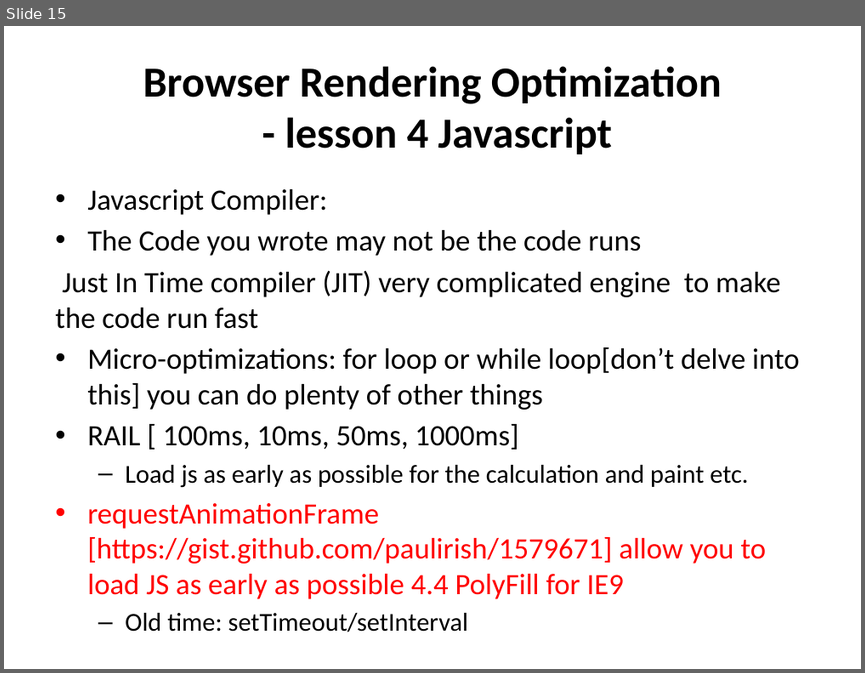
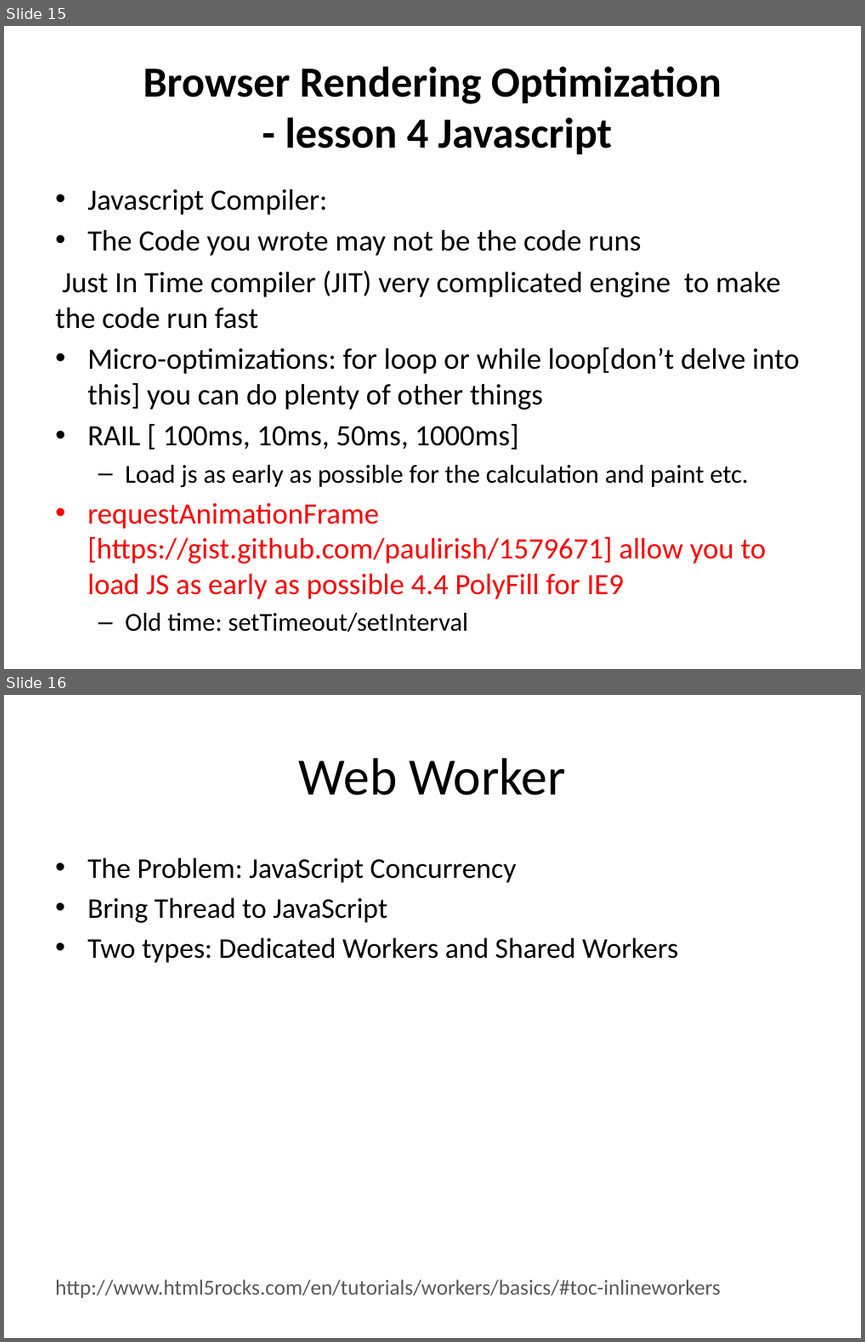
Before and after one commit to canaantt/canaantt.github.io, a slide deck: FE_P4/Techie_0224.pptx. Shown one above the other, each under a label of ours: slide 15 before the commit, slides 15 and 16 after it. The pictures are 865x673 and 865x1342 pixels, drawn with LibreOffice and Linux fonts; fonts in the diff are those of the drawing. Boxes give left, top, right and bottom in pixels: in the first picture for what was removed or moved away, otherwise in the second. Text is boxed around its words. In the diff, an @@ line names an element or a change of style, - is before the commit and + after.

Commit message:
add web worker

```diff
--- a/FE_P4/Techie_0224.pptx
+++ b/FE_P4/Techie_0224.pptx
@@ slide 16 added at (4,695,861,1338), background #FFFFFF @@
@@ title added at (299,758,565,795), 44 pt, text #000000 @@
+Web Worker
@@ text added at (87,857,678,963), 24 pt, text #000000 @@
+• The Problem: JavaScript Concurrency
+• Bring Thread to JavaScript
+• Two types: Dedicated Workers and Shared Workers
@@ text added at (55,1279,721,1298), 18 pt, text #595959 @@
+http://www.html5rocks.com/en/tutorials/workers/basics/#toc-inlineworkers
```
Also in this commit, not shown: 1 slide changed, 3 other slides added, 1 slide removed, 11 other files.
